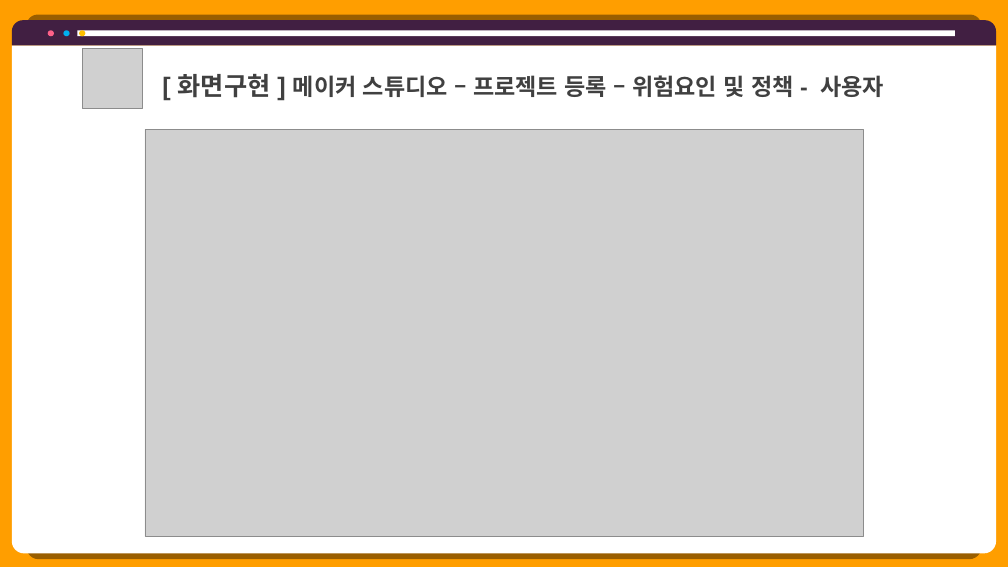
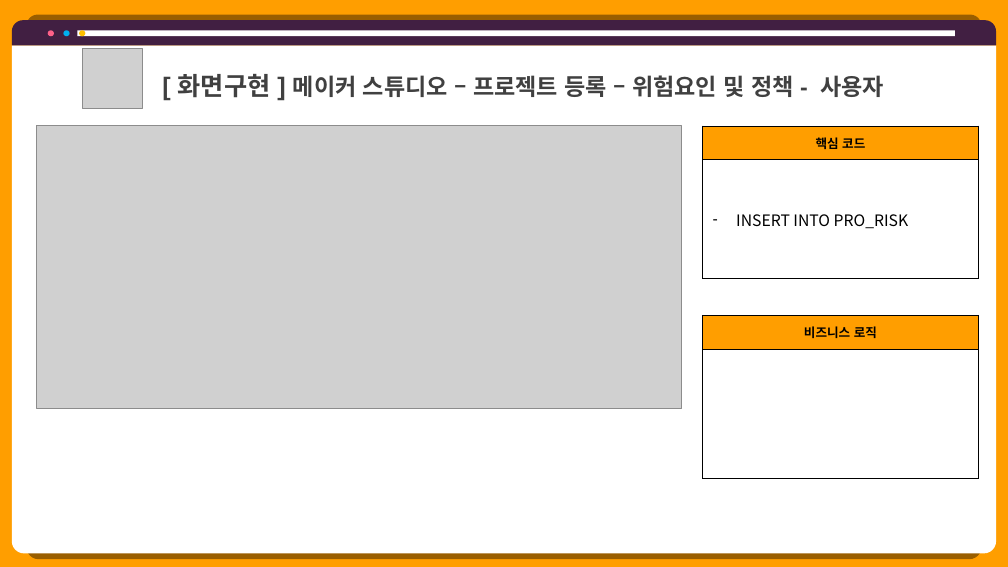
Before and after one commit to hhsw07/ezen-academy-projects, a slide deck: slide 25 of 0 발표용 파워포인트/project06 - 파워포인트 종합 - 현태.pptx (slide 32 before the commit). Drawn at 1008x567 pixels with LibreOffice and Linux fonts; fonts in the diff are those of the drawing; grey boxes stand for pictures. Boxes give left, top, right and bottom in pixels: in the first picture for what was removed or moved away, otherwise in the second. Text is boxed around its words. In the diff, an @@ line names an element or a change of style, - is before the commit and + after.

```diff
--- a/0 발표용 파워포인트/project06 - 파워포인트 종합 - 현태.pptx
+++ b/0 발표용 파워포인트/project06 - 파워포인트 종합 - 현태.pptx
@@ picture added at (37,126,682,408) @@
@@ picture removed at (145,129,864,536) @@
@@ table added at (702,126,979,279), 2 rows, 1 columns @@
+핵심 코드
+INSERT INTO PRO_RISK
@@ table added at (702,315,979,479), 2 rows, 1 columns @@
+비즈니스 로직
+
```
Also in this commit, not shown: 37 other slides changed, 1 slide added, 6 slides removed, 14 other files.
